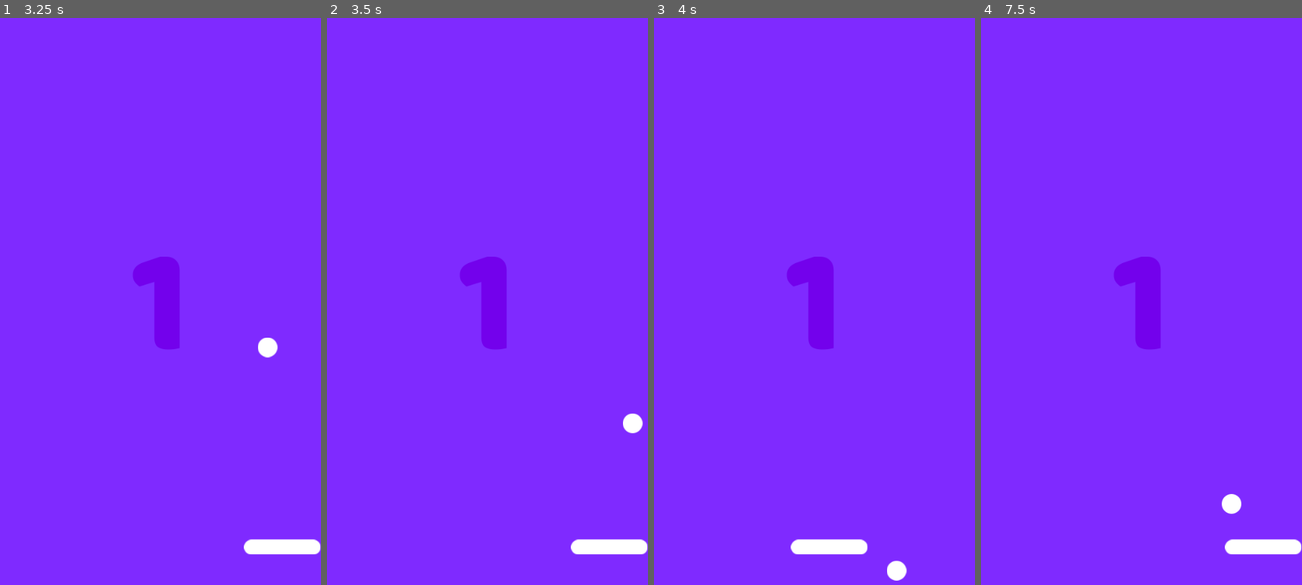
Above: before the commit, frames 1-4 (left to right).
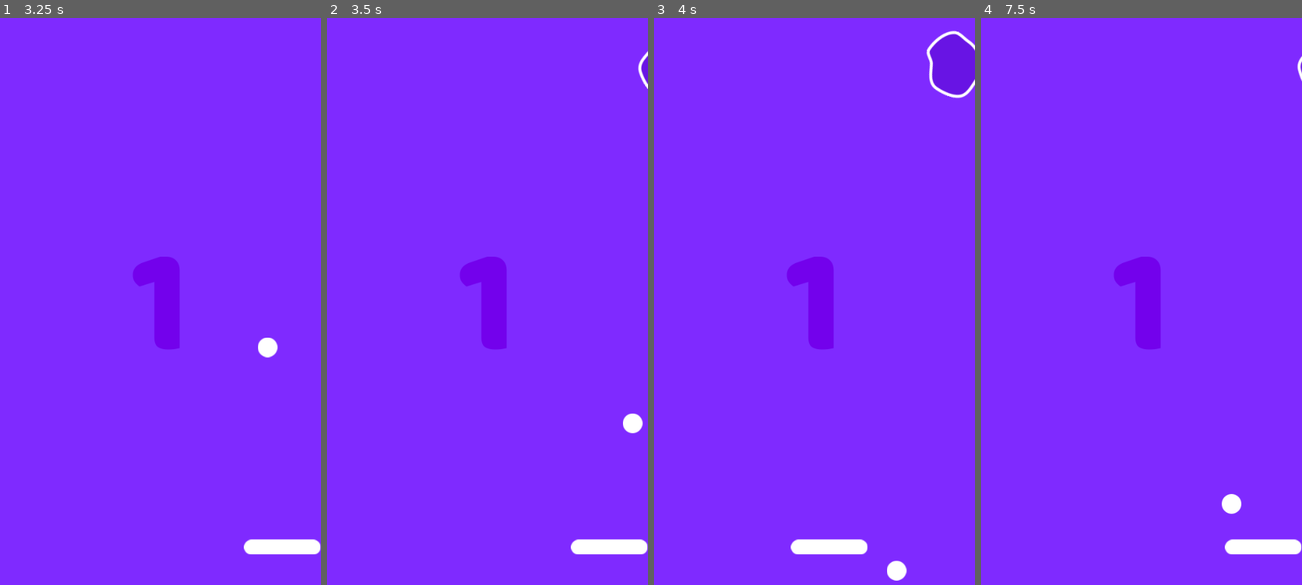
Above: after the commit, the same moments.

Repository: felipemaximo01/SpacePongGame
Game: Godot game, scene res://scenes/game.tscn
Two runs of this game, one before a commit and one after it. Both use one fixed random seed, a clock stepped at 60 frames per second and the inputs below.
Inputs:
- Up to frame 1 (3.25 s): tap Space (Start) at 0.5, 1.35, 2.85 s; hold Right (ui_right) 0.53-1.28 s; hold Space (Start) 0.53-1.28 s; hold Left (ui_left) 1.28-2.03 s; hold Space (Start) 2.03-2.78 s; hold Right (ui_right) from 2.03 s (still down)
- Up to frame 2 (3.5 s): keep holding Right (ui_right)
- Up to frame 3 (4 s): release Right (ui_right) at 3.53 s; hold Left (ui_left) from 3.53 s (still down); hold Space (Start) from 3.53 s (still down)
- Up to frame 4 (7.5 s): release Space (Start) at 4.28 s; tap Space (Start) at 4.35, 5.85, 7.35 s; hold Space (Start) 5.03-5.78 s; release Left (ui_left) at 5.78 s; hold Right (ui_right) from 5.78 s (still down); hold Space (Start) 6.53-7.28 s

Frame 1 is identical in both runs. In frame 2, 0.1% of the frame differs, in the area x 96-100%, y 5-13%; in frame 3, 1.5%, in the area x 84-100%, y 2-15%; in frame 4, less than 0.1%.

Commit message:
adicionando asteroids

Diff:
--- /dev/null
+++ b/scenes/asteroide.tscn
@@ -0,0 +1,23 @@
+[gd_scene load_steps=4 format=3 uid="uid://djvojfbwtxbtg"]
+
+[ext_resource type="Script" path="res://scripts/asteroide.gd" id="1_5utmq"]
+[ext_resource type="Texture2D" uid="uid://1ioo7nim0mpv" path="res://sprites/Asteroide1.png" id="1_g3mr3"]
+
+[sub_resource type="CircleShape2D" id="CircleShape2D_6pepf"]
+radius = 43.0116
+
+[node name="Asteroide" type="Area2D"]
+script = ExtResource("1_5utmq")
+
+[node name="Sprite2D" type="Sprite2D" parent="."]
+texture = ExtResource("1_g3mr3")
+
+[node name="CollisionShape2D" type="CollisionShape2D" parent="."]
+shape = SubResource("CircleShape2D_6pepf")
+
+[node name="VisibleOnScreenNotifier2D" type="VisibleOnScreenNotifier2D" parent="."]
+
+[node name="TimerDelete" type="Timer" parent="."]
+
+[connection signal="screen_exited" from="VisibleOnScreenNotifier2D" to="." method="_on_visible_on_screen_notifier_2d_screen_exited"]
+[connection signal="timeout" from="TimerDelete" to="." method="_on_timer_delete_timeout"]
--- a/scenes/game.tscn
+++ b/scenes/game.tscn
@@ -79,4 +79,23 @@
 horizontal_alignment = 1
 vertical_alignment = 1
 
+[node name="Positions" type="Node2D" parent="."]
+
+[node name="Pos_01" type="Marker2D" parent="Positions"]
+position = Vector2(638, 248)
+
+[node name="Pos_02" type="Marker2D" parent="Positions"]
+position = Vector2(-100, 364)
+
+[node name="Pos_03" type="Marker2D" parent="Positions"]
+position = Vector2(-98, 172)
+
+[node name="Pos_04" type="Marker2D" parent="Positions"]
+position = Vector2(644, 78)
+
+[node name="TimerSpawner" type="Timer" parent="."]
+wait_time = 3.0
+autostart = true
+
 [connection signal="body_entered" from="Hole" to="." method="_on_hole_body_entered"]
+[connection signal="timeout" from="TimerSpawner" to="." method="_on_timer_spawner_timeout"]
--- /dev/null
+++ b/scripts/asteroide.gd
@@ -0,0 +1,29 @@
+extends Area2D
+
+@export var speed = 140
+@export var rotation_speed = 1.3
+@onready var timer_delete = $TimerDelete
+
+var start_side
+
+func _ready():
+	if global_position.x > 540:
+		start_side = "right"
+	else:
+		start_side = "left"
+
+func _process(delta):
+	if start_side == "right":
+		global_position.x -= speed * delta
+		rotation -= rotation_speed * delta
+	elif start_side == "left":
+		rotation += rotation_speed * delta
+		global_position.x += speed * delta
+
+
+func _on_visible_on_screen_notifier_2d_screen_exited():
+	timer_delete.start()
+
+
+func _on_timer_delete_timeout():
+	queue_free()
--- a/scripts/game.gd
+++ b/scripts/game.gd
@@ -3,6 +3,9 @@
 @onready var ball = $Ball
 @onready var label_pongs = $Pongs
 @onready var label_tutorial = $Tutorial
+@onready var positions = $Positions
+var last_postion
+var asteroid_scene = preload("res://scenes/asteroide.tscn")
 
 func _process(delta):
 
@@ -12,6 +15,25 @@
 
 	label_pongs.text = str(ball.pongs)
 
+func _on_hole_body_entered(body):
+	call_deferred("reload_scene")
 
-func _on_hole_body_entered(body):
+func reload_scene():
 	get_tree().reload_current_scene()
+
+
+func _on_timer_spawner_timeout():
+	spawn_asteroid()
+
+func spawn_asteroid():
+	if ball.started:
+		var positions_lilst = positions.get_children()
+		var spawn_position = positions_lilst.pick_random()
+
+		if(spawn_position != last_postion):
+			var asteroid_instance = asteroid_scene.instantiate()
+			asteroid_instance.global_position = spawn_position.position
+			add_child(asteroid_instance)
+			last_postion = spawn_position
+		else:
+			spawn_asteroid()
